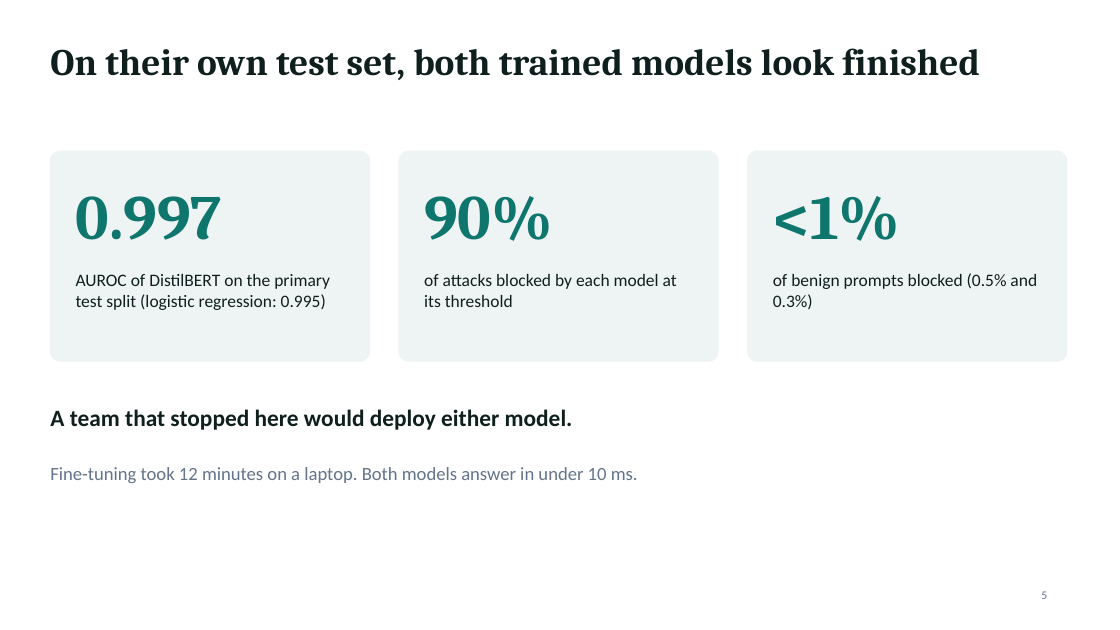
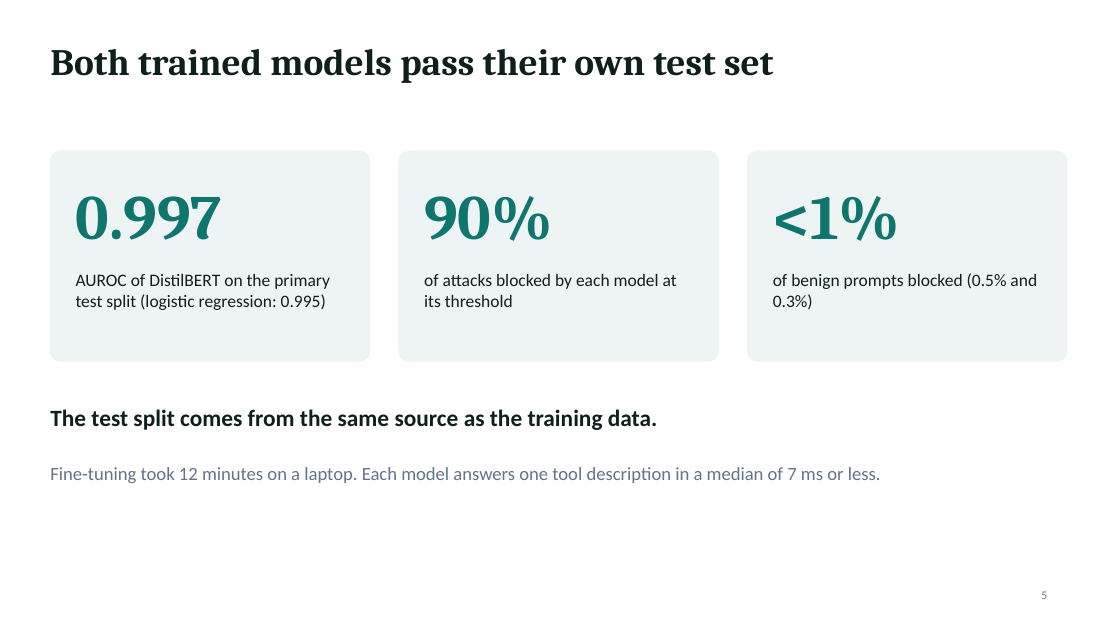
Before and after one commit to jonasneves/connector-gate, a slide deck: slide 5 of slides.pptx. Drawn at 1120x630 pixels with LibreOffice and Linux fonts; fonts in the diff are those of the drawing. Boxes give left, top, right and bottom in pixels: in the first picture for what was removed or moved away, otherwise in the second. Text is boxed around its words. In the diff, an @@ line names an element or a change of style, - is before the commit and + after.

```diff
--- a/slides.pptx
+++ b/slides.pptx
@@ title at (50, 49, 773, 83): text changed @@
-On their own test set, both trained models look finished
+Both trained models pass their own test set
@@ text at (50, 409, 658, 430): text changed @@
-A team that stopped here would deploy either model.
+The test split comes from the same source as the training data.
@@ text at (50, 467, 881, 483): text changed @@
-Fine-tuning took 12 minutes on a laptop. Both models answer in under 10 ms.
+Fine-tuning took 12 minutes on a laptop. Each model answers one tool description in a median of 7 ms or less.
```
Also in this commit, not shown: 6 other slides changed, 4 other files.
